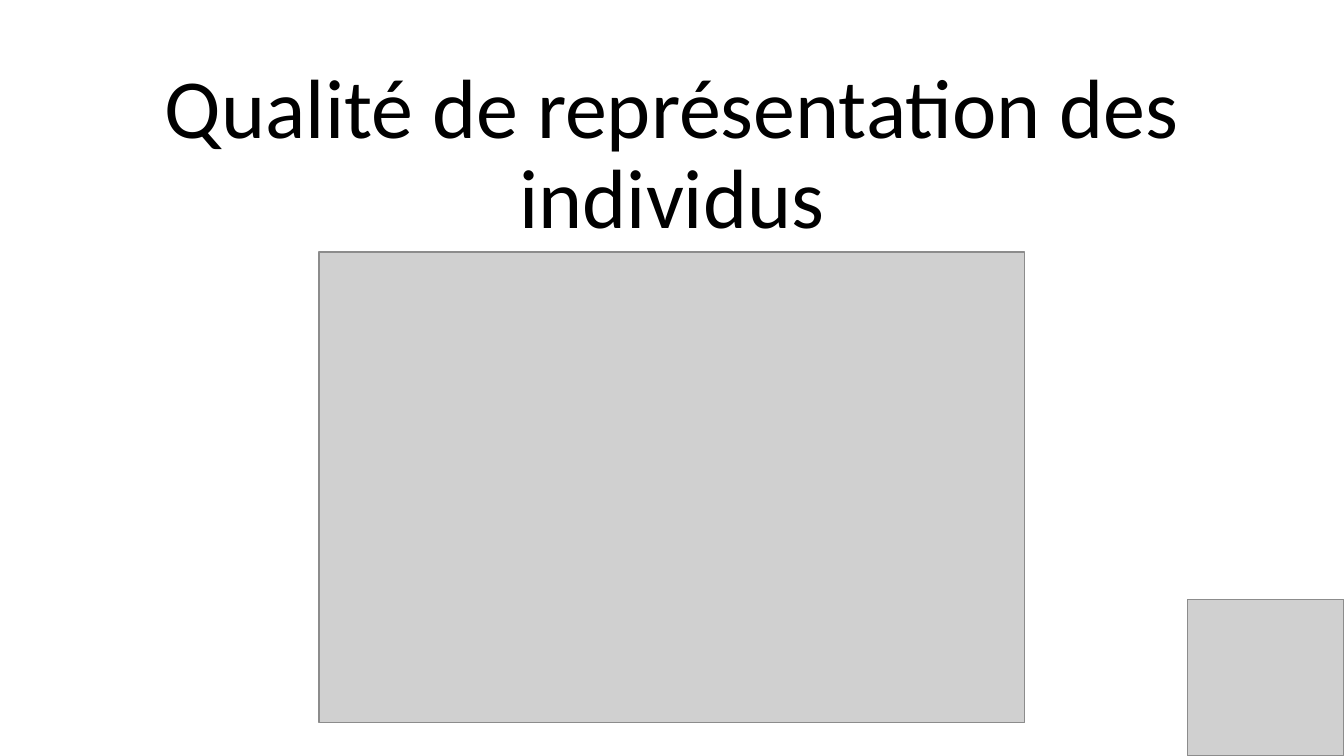
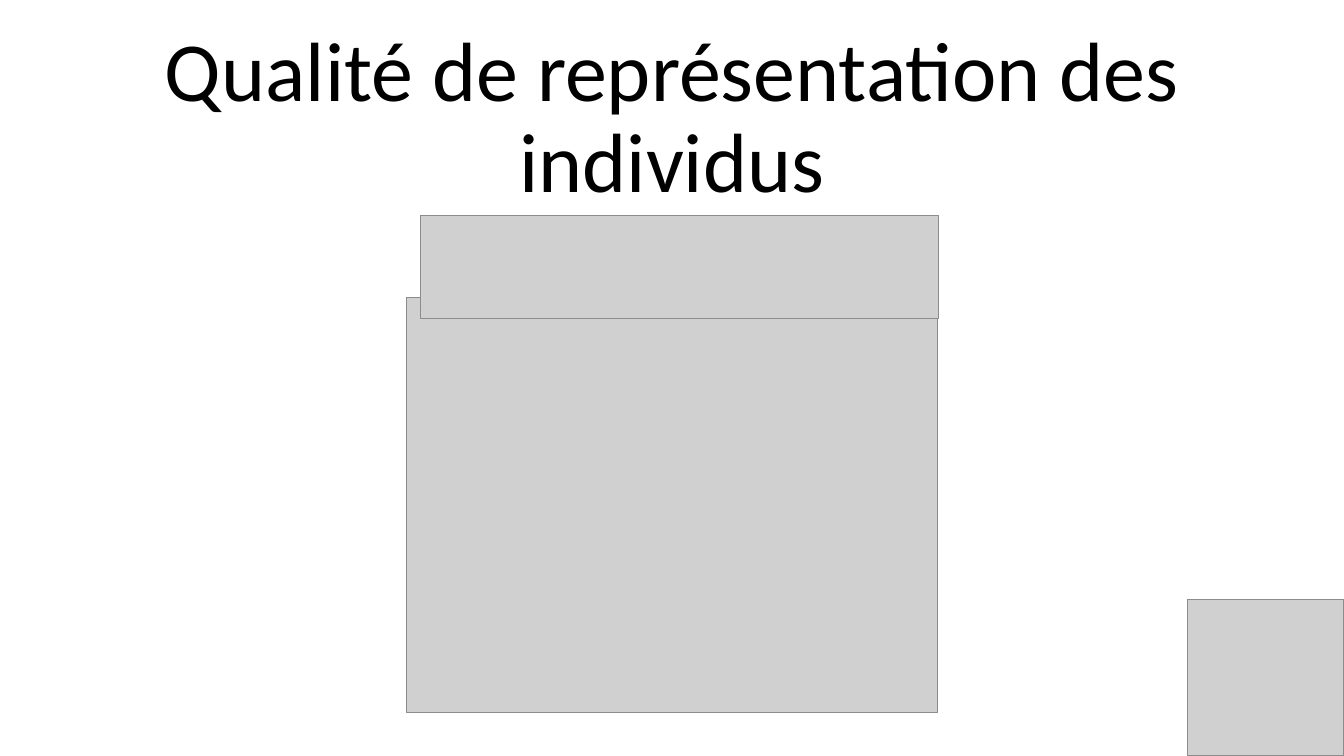
Before and after one commit to Julien-paulet/Projet_6, a slide deck: slide 16 of Présentation Projet 6.pptx (slide 15 before the commit). Drawn at 1344x756 pixels with LibreOffice and Linux fonts; fonts in the diff are those of the drawing; grey boxes stand for pictures. Boxes give left, top, right and bottom in pixels: in the first picture for what was removed or moved away, otherwise in the second. Text is boxed around its words. In the diff, an @@ line names an element or a change of style, - is before the commit and + after.

```diff
--- a/Présentation Projet 6.pptx
+++ b/Présentation Projet 6.pptx
@@ title "Qualité de représentation des individus" moved from (x1=165, y1=79, x2=1179, y2=229) to (x1=165, y1=42, x2=1179, y2=193) @@
@@ picture added at (x1=421, y1=216, x2=940, y2=319) @@
@@ picture resized from (x1=319, y1=252, x2=1024, y2=723) to (x1=406, y1=297, x2=938, y2=712) @@
```
Also in this commit, not shown: 1 other slide changed, 2 slides added, 3 other files.
